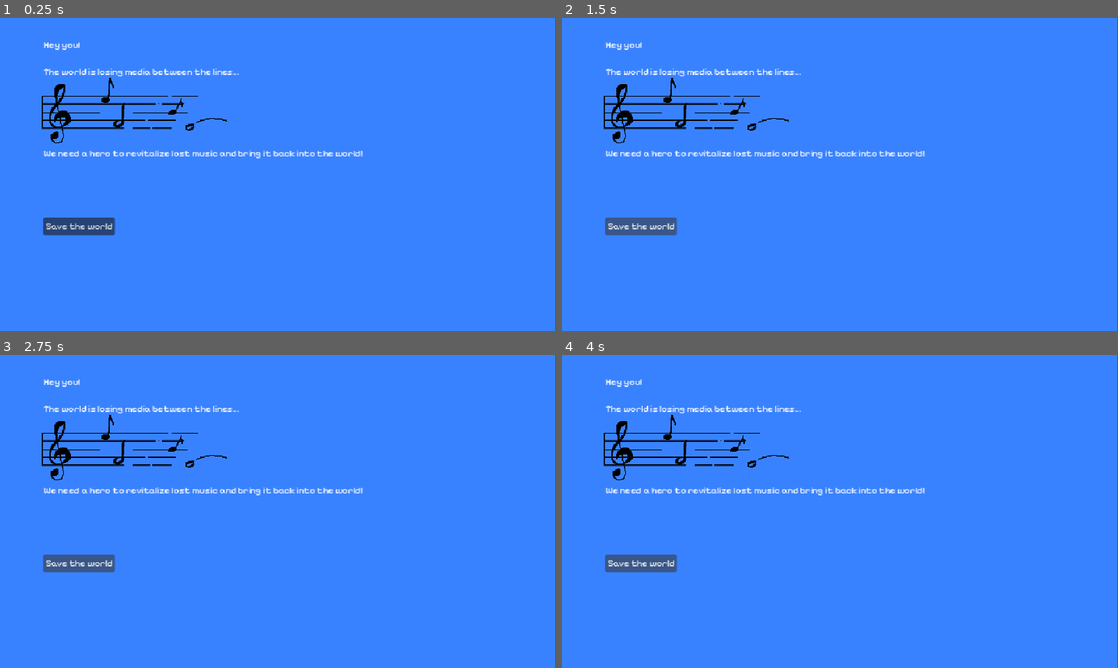
Above: before the commit, frames 1-4 (two rows, left to right).
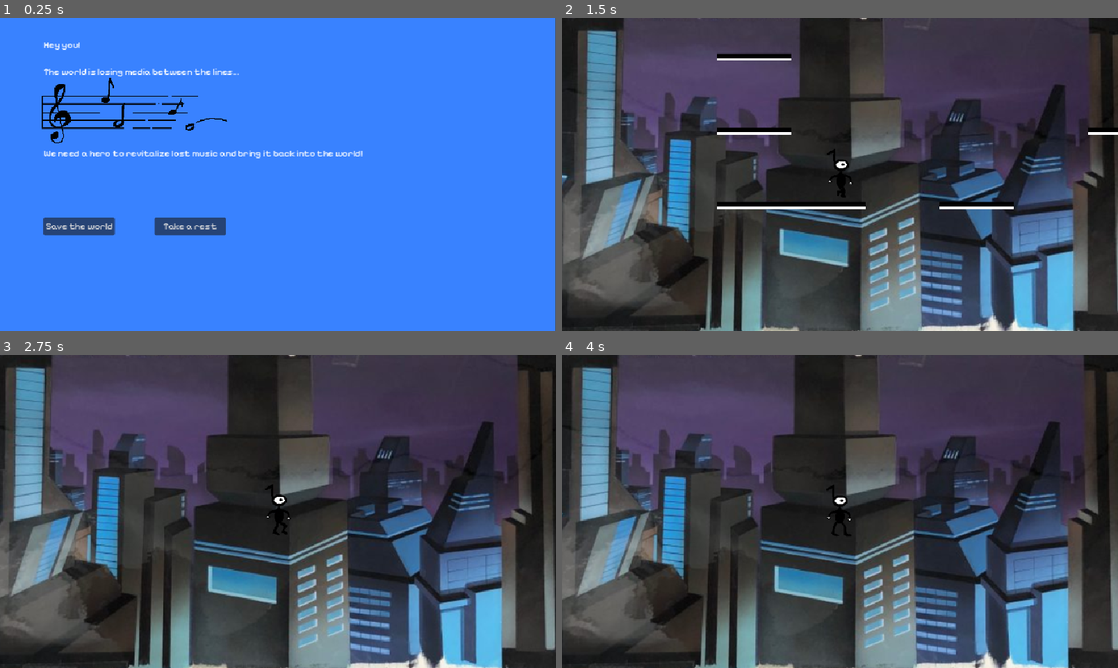
Above: after the commit, the same moments.

Repository: TechPowerAwaits/MRUHacks-2026
Game: Godot game, scene res://scenes/menu.tscn
Two runs of this game, one before a commit and one after it. Both use one fixed random seed, a clock stepped at 60 frames per second and the inputs below. This scene is started directly instead of the project's main scene.
Inputs:
- Up to frame 1 (0.25 s): no input
- Up to frame 2 (1.5 s): click "Save the world" at 0.5 s; hold D (move_right) from 1.28 s (still down)
- Up to frame 3 (2.75 s): keep holding D (move_right)
- Up to frame 4 (4 s): release D (move_right) at 2.78 s; hold A (move_left) 2.78-3.53 s; hold D (move_right) from 3.53 s (still down)

The runs differ from the first frame. In frame 1, 0.7% of the frame differs, in the area x 27-41%, y 63-70%; in frame 2, 100%; in frame 3, 100%, in the area x 0-100%, y 0-100%; in frame 4, 100%.

Commit message:
Link menu to scene 1

Diff:
--- a/scenes/menu.gd
+++ b/scenes/menu.gd
@@ -1,18 +1,15 @@
 extends Node2D
-
-signal start_game
-
-@onready var button = $Button
 
 # Called when the node enters the scene tree for the first time.
 func _ready() -> void:
-	button.pressed.connect(_on_button_pressed)
-
+	pass
 
 # Called every frame. 'delta' is the elapsed time since the previous frame.
 func _process(delta: float) -> void:
 	pass
 
+func _on_button_pressed() -> void:
+	get_tree().change_scene_to_file("res://scenes/scene_1.tscn")
 
-func _on_button_pressed() -> void:
-	start_game.emit()
+func _on_exit_btn_pressed() -> void:
+	get_tree().quit()
--- a/scenes/menu.tscn
+++ b/scenes/menu.tscn
@@ -50,9 +50,18 @@
 theme_override_fonts/font = ExtResource("1_vjb58")
 text = "Save the world"
 
+[node name="ExitBtn" type="Button" parent="." unique_id=1310217819]
+offset_left = 267.0
+offset_top = 344.0
+offset_right = 390.0
+offset_bottom = 375.0
+theme_override_fonts/font = ExtResource("1_vjb58")
+text = "Take a rest"
+
 [node name="BetweenLines" type="Sprite2D" parent="." unique_id=434355790]
 position = Vector2(277, 164)
 scale = Vector2(0.4333333, 0.43333334)
 texture = ExtResource("2_con2f")
 
 [connection signal="pressed" from="Button" to="." method="_on_button_pressed"]
+[connection signal="pressed" from="ExitBtn" to="." method="_on_exit_btn_pressed"]
